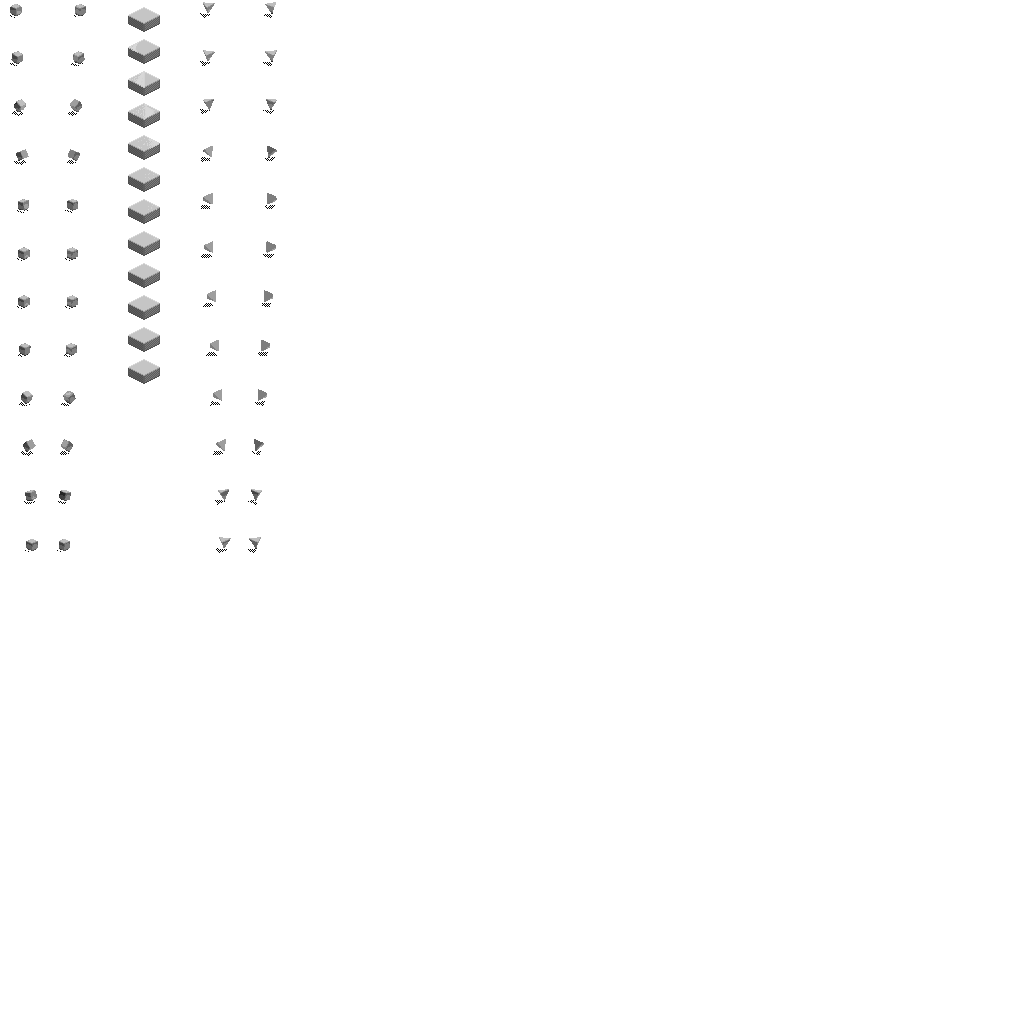
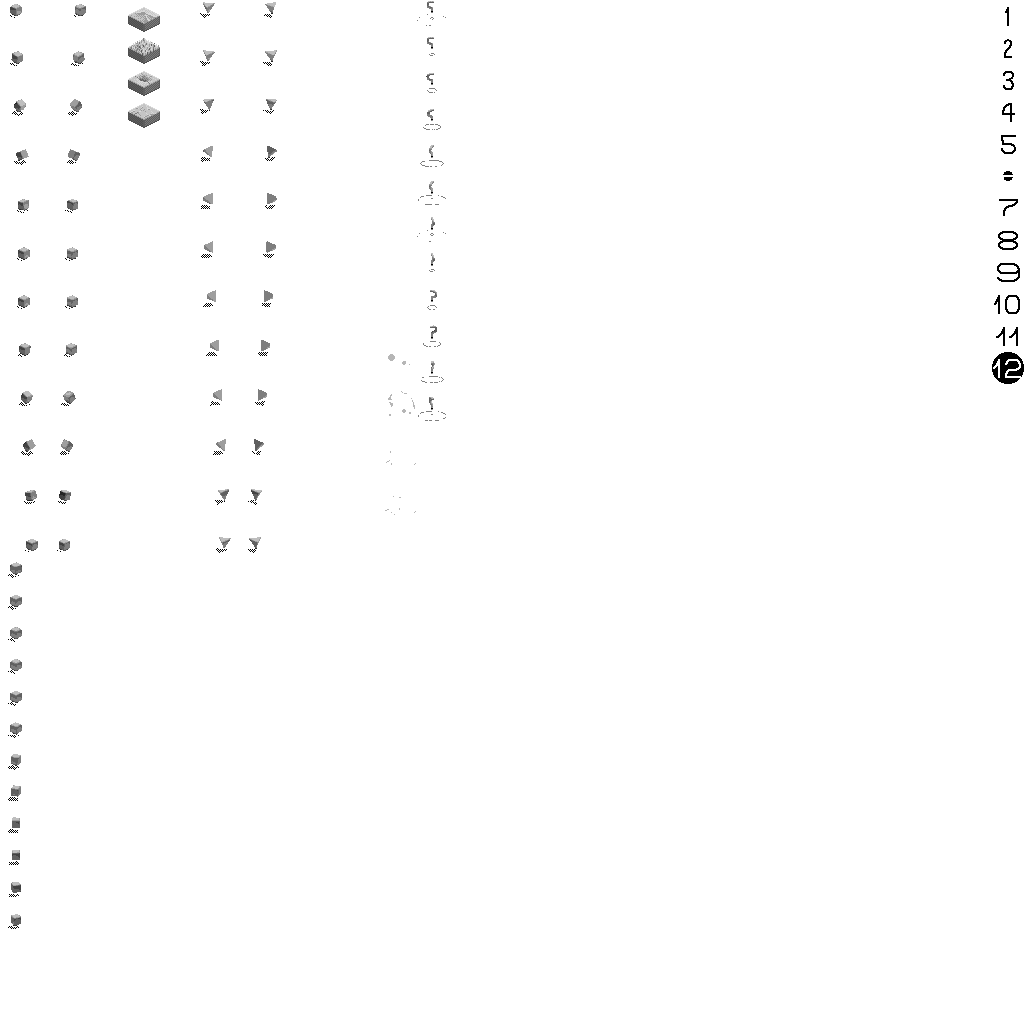
Comparing the layer stacks of the two 1024px x 1024px images. Changes:
renamed "T32_Hover.png" to "GREEN", hid it, moved it below "cube_rotate.png", painted on it over [8, 1, 1024, 929]
